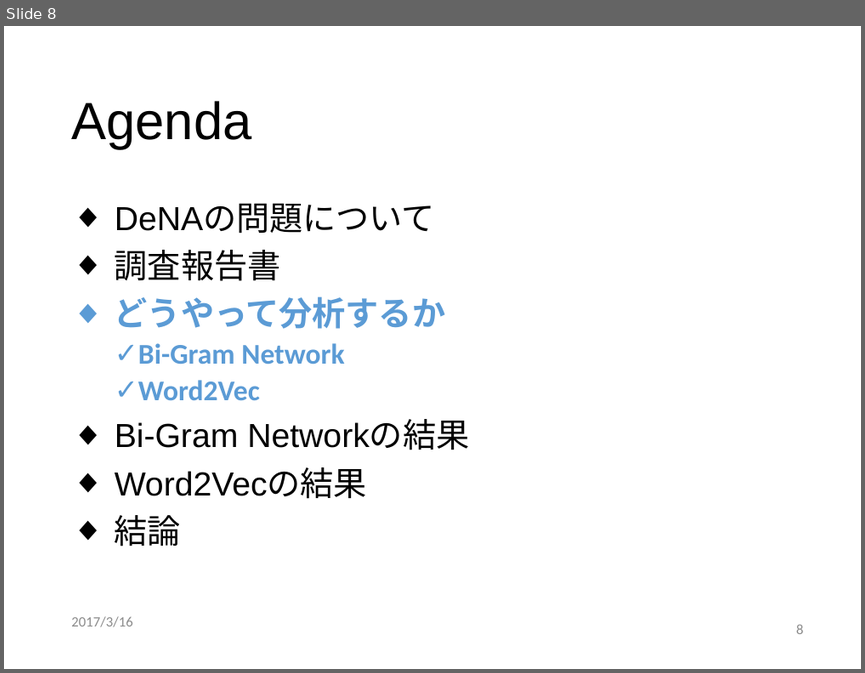
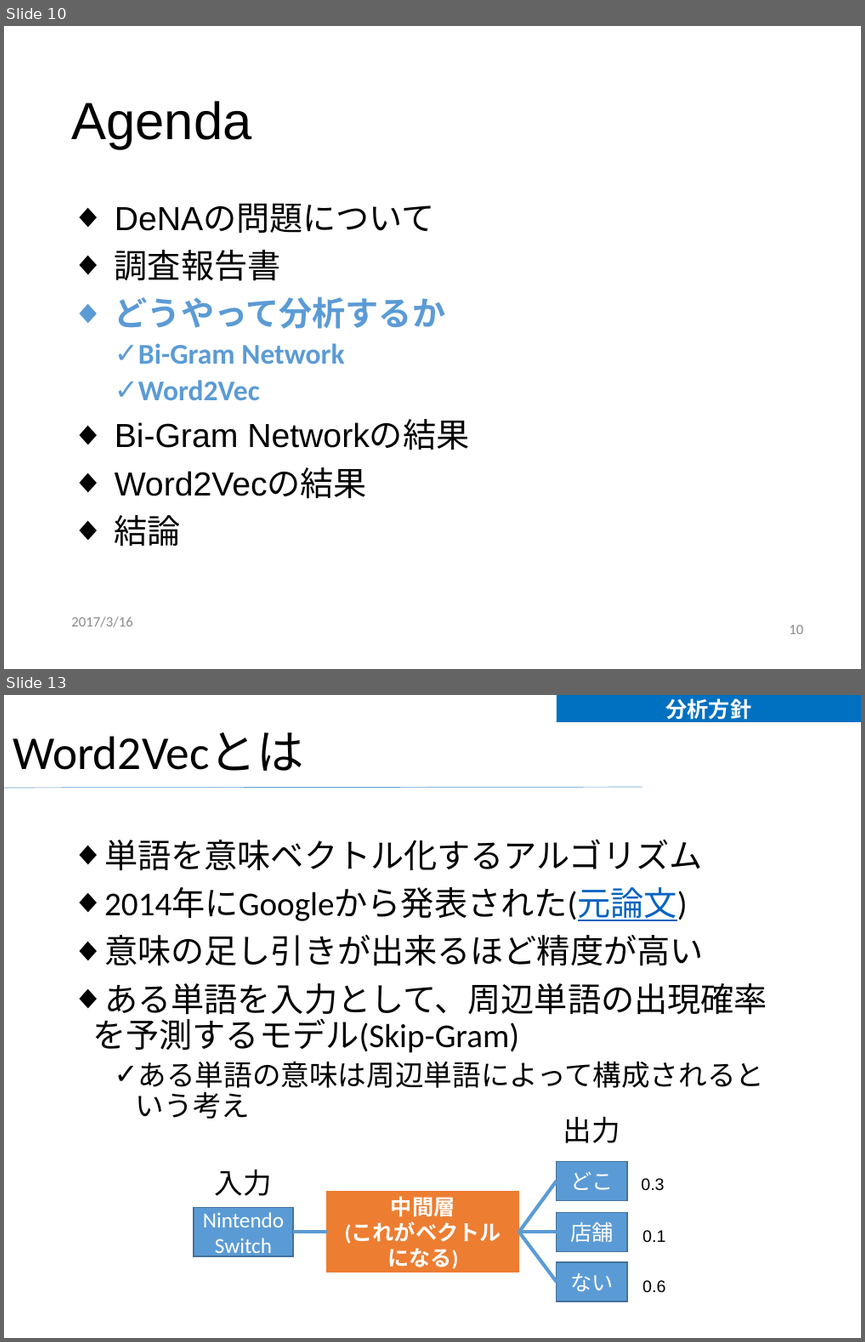
Before and after one commit to fufufukakaka/dena-visualize, a slide deck: dena-visualize.pptx. Shown one above the other, each under a label of ours: slide 8 before the commit, slides 10 and 13 after it; the slides between them are not shown. The pictures are 865x673 and 865x1342 pixels, drawn with LibreOffice and Linux fonts; fonts in the diff are those of the drawing; background and template pictures are left out. Boxes give left, top, right and bottom in pixels: in the first picture for what was removed or moved away, otherwise in the second. Text is boxed around its words. In the diff, an @@ line names an element or a change of style, - is before the commit and + after.

Commit message:
edit powerpoint

```diff
--- a/dena-visualize.pptx
+++ b/dena-visualize.pptx
@@ slide 13 added at (4,695,861,1338), background picture (left out) @@
@@ text added at (556,695,861,722), fill #0070C0, 18 pt, text #FFFFFF, bold @@
+分析方針
@@ title added at (12,732,304,771), 39.6 pt, text #040404 @@
+Word2Vecとは
@@ line added from (4, 788) to (642, 787), #5B9BD5 0.5 pt @@
@@ text added at (92,839,767,1118), 28 pt, text #040404 @@
+◆ 単語を意味ベクトル化するアルゴリズム
+◆ 2014年にGoogleから発表された(元論文)
+◆ 意味の足し引きが出来るほど精度が高い
+◆ ある単語を入力として、周辺単語の出現確率を予測するモデル(Skip-Gram)
+  ✓ ある単語の意味は周辺単語によって構成されるという考え
@@ text added at (563,1117,620,1143), 24 pt, text #040404 @@
+出力
@@ text added at (215,1169,272,1196), 24 pt, text #040404 @@
+入力
@@ rectangle added at (556,1161,628,1201), fill #5B9BD5, outline #43739E 1 pt, 18 pt, text #FFFFFF @@
+どこ
@@ text added at (641,1178,664,1191), 14 pt, text #040404 @@
+0.3
@@ rectangle added at (327,1192,519,1272), fill #ED7D31, outline #ED7D31 1 pt, 18 pt, text #FFFFFF, bold @@
+中間層
+(これがベクトルになる)
@@ line added from (519, 1231) to (556, 1181), #5B9BD5 3 pt @@
@@ rectangle added at (194,1208,293,1256), fill #5B9BD5, outline #43739E 1 pt, 18 pt, text #FFFFFF @@
+Nintendo Switch
@@ rectangle added at (556,1212,628,1251), fill #5B9BD5, outline #43739E 1 pt, 18 pt, text #FFFFFF @@
+店舗
@@ text added at (642,1230,665,1242), 14 pt, text #040404 @@
+0.1
@@ line added from (293, 1231) to (327, 1231), #5B9BD5 3 pt @@
@@ line added from (519, 1231) to (556, 1231), #5B9BD5 3 pt @@
@@ line added from (519, 1231) to (556, 1281), #5B9BD5 3 pt @@
@@ rectangle added at (556,1262,628,1302), fill #5B9BD5, outline #43739E 1 pt, 18 pt, text #FFFFFF @@
+ない
@@ text added at (642,1280,665,1293), 14 pt, text #040404 @@
+0.6
@@ what was slide 8 is now slide 10 @@
@@ page number at (789,624,803,634): text changed @@
-8
+10
```
Also in this commit, not shown: 17 other slides changed, 5 other slides added, 1 other file.
